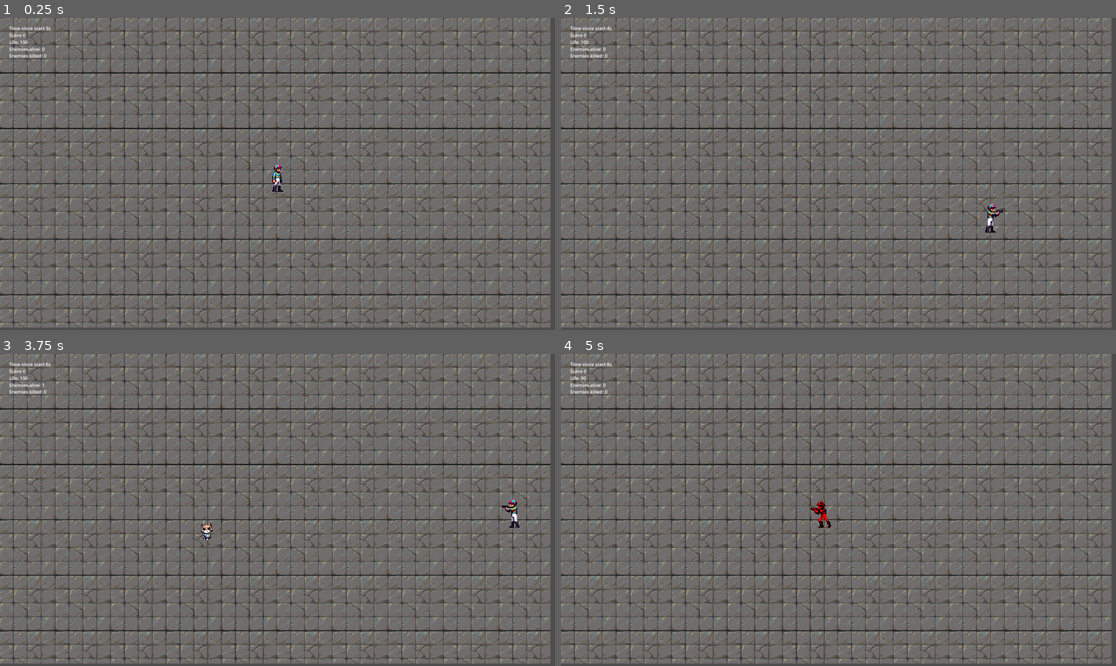
Above: before the commit, frames 1-4 (two rows, left to right).
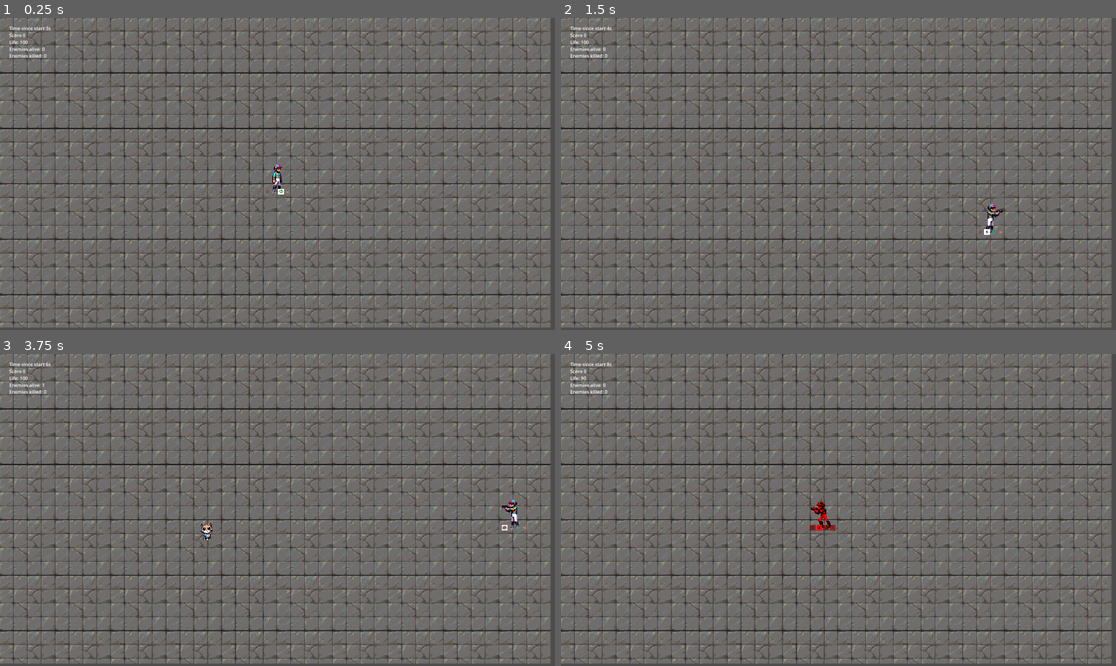
Above: after the commit, the same moments.

Repository: elVariable/gamejam
Game: Godot game, scene res://scenes/levels/main.tscn
The game is run twice, just before and just after one commit, with the same random seed, the same clock (stepped at 60 frames per second) and the same inputs. The engine's default icon, where the game draws it, is replaced by a stand-in: a white triangle on a blue panel in a dark square. Sound files missing from this copy of the repository are replaced by a short silence.
Inputs:
- Up to frame 1 (0.25 s): no input
- Up to frame 2 (1.5 s): tap Enter at 0.5 s; hold D (Right) 0.53-1.28 s; tap U (Fire0) at 0.6 s; hold S (Down) from 1.28 s (still down); tap I (Fire1) at 1.35 s
- Up to frame 3 (3.75 s): release S (Down) at 2.03 s; hold D (Right) 2.03-2.78 s; tap O (Fire2) at 2.1 s; hold W (Up) 2.78-3.53 s; tap P (Fire3) at 2.85 s; hold A (Left) from 3.53 s (still down); tap U (Fire0) at 3.6 s
- Up to frame 4 (5 s): keep holding A (Left); tap I (Fire1) at 4.35 s

The runs differ from the first frame. In frame 1, less than 0.1% of the frame differs, in the area x 47-53%, y 54-57%; in frame 2, less than 0.1%; in frame 3, less than 0.1%; in frame 4, less than 0.1%, in the area x 44-50%, y 54-57%.

Commit message:
active weapon indicator

Diff:
--- a/scenes/prefabs/weapons/weapon.tscn
+++ b/scenes/prefabs/weapons/weapon.tscn
@@ -1,7 +1,11 @@
-[gd_scene load_steps=3 format=3 uid="uid://waymfxg1fs2a"]
+[gd_scene load_steps=7 format=3 uid="uid://waymfxg1fs2a"]
 
 [ext_resource type="Script" path="res://scripts/weapons/weapon.gd" id="1_ell4r"]
 [ext_resource type="Texture2D" uid="uid://p22jssbmru7k" path="res://icon.svg" id="2_q5apk"]
+[ext_resource type="Texture2D" uid="uid://cdfy22w2s4bkg" path="res://Assets/Bullets/bullet_ha.png" id="3_gmcqj"]
+[ext_resource type="Texture2D" uid="uid://sef85bhcbc1f" path="res://Assets/Bullets/bullet_he.png" id="4_mka0a"]
+[ext_resource type="Texture2D" uid="uid://c76mb5ap1urfm" path="res://Assets/Bullets/bullet_hi.png" id="5_ci752"]
+[ext_resource type="Texture2D" uid="uid://c3gkk1rdxdmss" path="res://Assets/Bullets/bullet_ho.png" id="6_5w28h"]
 
 [node name="Weapon" type="Node2D"]
 script = ExtResource("1_ell4r")
@@ -14,4 +18,78 @@
 
 [node name="BulletTimer" type="Timer" parent="."]
 
+[node name="WeaponView" type="Control" parent="."]
+layout_mode = 3
+anchors_preset = 0
+offset_left = -67.0
+offset_top = 45.0
+offset_right = 75.0
+offset_bottom = 85.0
+
+[node name="ha_box" type="ColorRect" parent="WeaponView"]
+modulate = Color(1, 1, 1, 0.580392)
+layout_mode = 0
+offset_left = 23.0
+offset_top = 6.0
+offset_right = 43.0
+offset_bottom = 26.0
+color = Color(0.458824, 0.458824, 0.458824, 1)
+
+[node name="ha_weapon" type="Sprite2D" parent="WeaponView/ha_box"]
+position = Vector2(10, 10)
+scale = Vector2(0.0634766, 0.0606554)
+texture = ExtResource("3_gmcqj")
+hframes = 4
+vframes = 4
+
+[node name="he_box" type="ColorRect" parent="WeaponView"]
+modulate = Color(1, 1, 1, 0.580392)
+layout_mode = 0
+offset_left = 69.0
+offset_top = 6.0
+offset_right = 89.0
+offset_bottom = 26.0
+color = Color(0.458824, 0.458824, 0.458824, 1)
+
+[node name="he_weapon" type="Sprite2D" parent="WeaponView/he_box"]
+position = Vector2(11, 9)
+scale = Vector2(0.163086, 0.163086)
+texture = ExtResource("4_mka0a")
+hframes = 4
+vframes = 4
+frame = 6
+
+[node name="hi_box" type="ColorRect" parent="WeaponView"]
+modulate = Color(1, 1, 1, 0.580392)
+layout_mode = 0
+offset_left = 46.0
+offset_top = 6.0
+offset_right = 66.0
+offset_bottom = 26.0
+color = Color(0.458824, 0.458824, 0.458824, 1)
+
+[node name="hi_weapon" type="Sprite2D" parent="WeaponView/hi_box"]
+position = Vector2(10, 10)
+scale = Vector2(0.0805664, 0.0805664)
+texture = ExtResource("5_ci752")
+hframes = 4
+vframes = 4
+
+[node name="ho_box" type="ColorRect" parent="WeaponView"]
+modulate = Color(1, 1, 1, 0.580392)
+layout_mode = 0
+offset_left = 92.0
+offset_top = 6.0
+offset_right = 112.0
+offset_bottom = 26.0
+color = Color(0.458824, 0.458824, 0.458824, 1)
+
+[node name="ho_weapon" type="Sprite2D" parent="WeaponView/ho_box"]
+position = Vector2(9.99999, 10)
+scale = Vector2(0.202148, 0.208392)
+texture = ExtResource("6_5w28h")
+hframes = 4
+vframes = 4
+frame = 1
+
 [connection signal="timeout" from="BulletTimer" to="." method="_on_bullet_timer_timeout"]
--- a/scripts/weapons/ha_weapon.gd
+++ b/scripts/weapons/ha_weapon.gd
@@ -9,4 +9,7 @@
     base_spawn_time = 1
     base_spawn_rate = 1
 
+    get_node("WeaponView/ha_box").modulate = Color.WHITE
+    get_node("WeaponView/ha_box").color = Color.WHITE
+
     bullet_scene = load("res://scenes/prefabs/bullets/ha_bullet.tscn")
--- a/scripts/weapons/he_weapon.gd
+++ b/scripts/weapons/he_weapon.gd
@@ -9,4 +9,7 @@
     base_spawn_time = 0.1
     base_spawn_rate = 1
 
+    get_node("WeaponView/he_box").modulate = Color.WHITE
+    get_node("WeaponView/he_box").color = Color.WHITE
+
     bullet_scene = load("res://scenes/prefabs/bullets/he_bullet.tscn")
--- a/scripts/weapons/hi_weapon.gd
+++ b/scripts/weapons/hi_weapon.gd
@@ -9,4 +9,7 @@
     base_spawn_time = 0.15
     base_spawn_rate = 1
 
+    get_node("WeaponView/hi_box").modulate = Color.WHITE
+    get_node("WeaponView/hi_box").color = Color.WHITE
+
     bullet_scene = load("res://scenes/prefabs/bullets/hi_bullet.tscn")
--- a/scripts/weapons/ho_weapon.gd
+++ b/scripts/weapons/ho_weapon.gd
@@ -9,4 +9,7 @@
     base_spawn_time = 2
     base_spawn_rate = 1
 
+    get_node("WeaponView/ho_box").modulate = Color.WHITE
+    get_node("WeaponView/ho_box").color = Color.WHITE
+
     bullet_scene = load("res://scenes/prefabs/bullets/ho_bullet.tscn")
